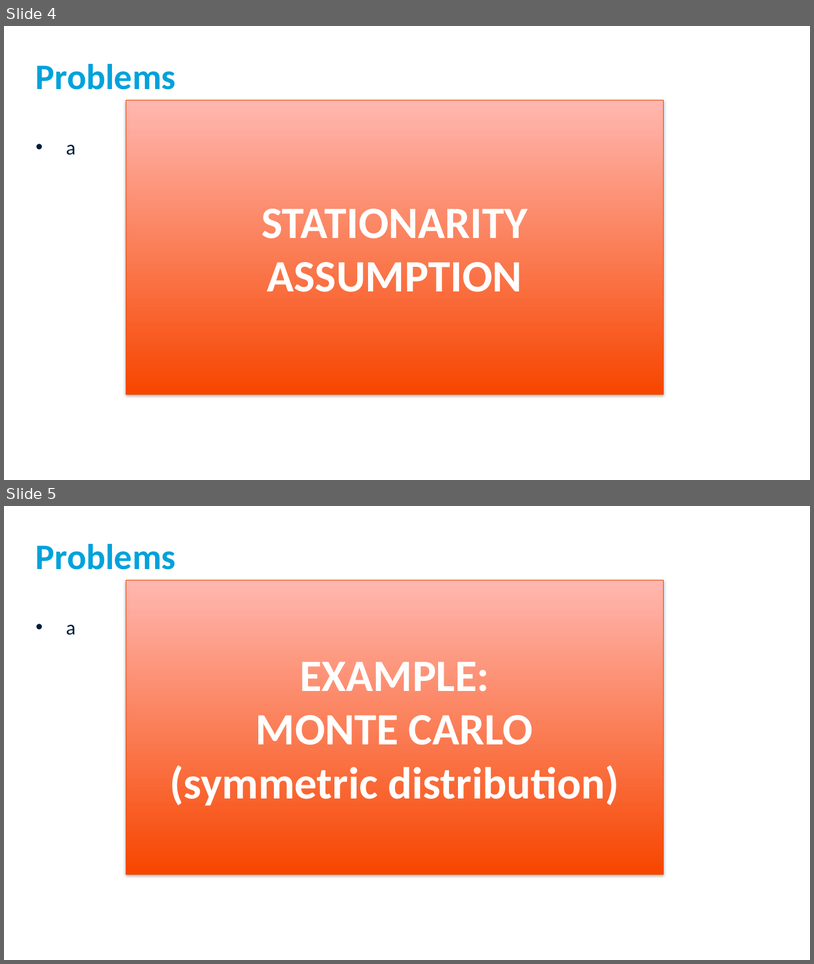
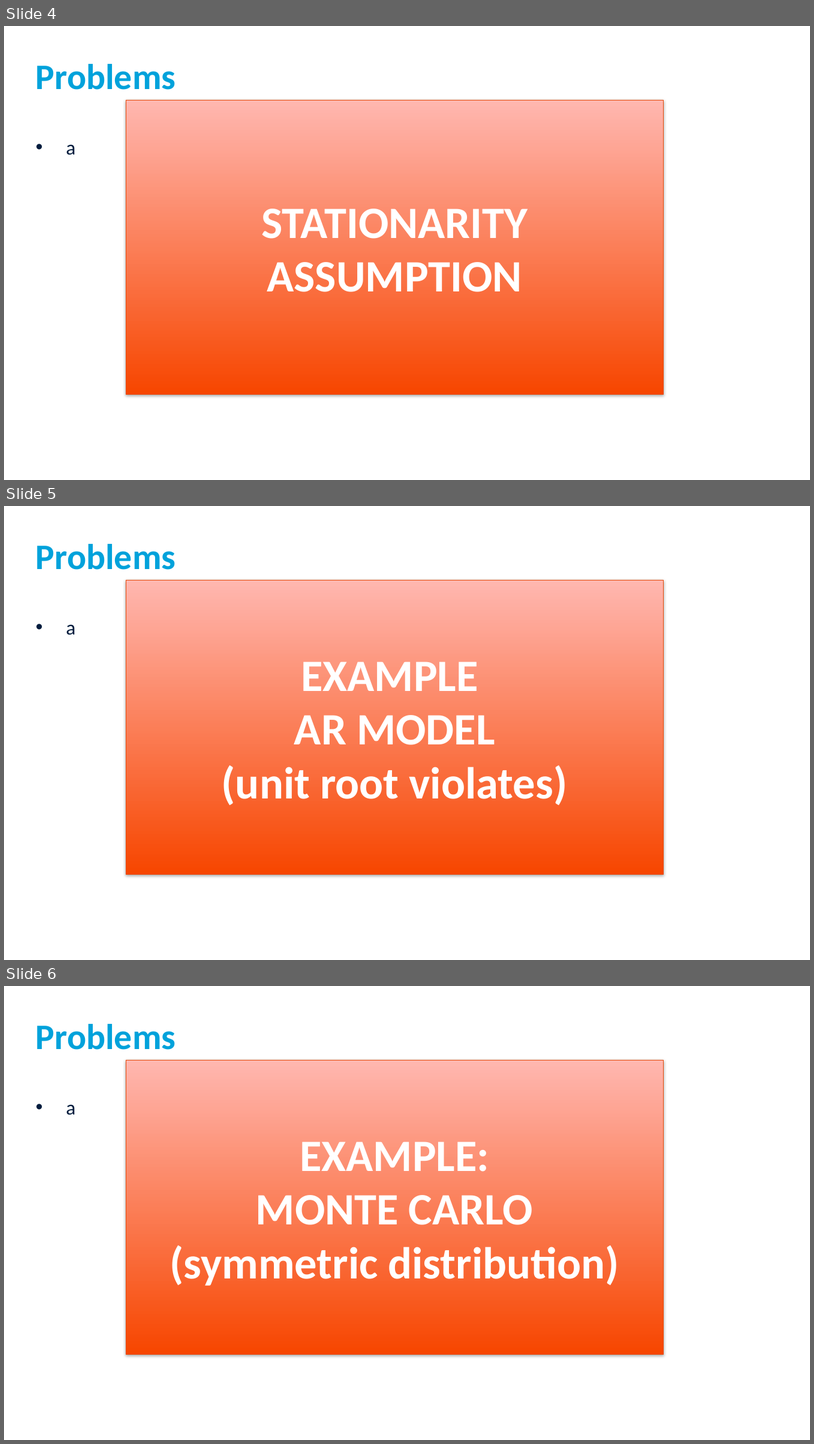
Before and after one commit to franciscpitthan/Methods_Quant_Fin, a slide deck: Example - GARCH estimation/GARCH models.pptm. Shown one above the other, each under a label of ours: slides 4 and 5 before the commit, slides 4, 5 and 6 after it. The pictures are 814x964 and 814x1444 pixels, drawn with LibreOffice and Linux fonts; fonts in the diff are those of the drawing. Boxes give left, top, right and bottom in pixels: in the first picture for what was removed or moved away, otherwise in the second. Text is boxed around its words. In the diff, an @@ line names an element or a change of style, - is before the commit and + after.

```diff
--- a/Example - GARCH estimation/GARCH models.pptm
+++ b/Example - GARCH estimation/GARCH models.pptm
@@ slide 5 added at (x1=4, y1=506, x2=810, y2=960), background #FFFFFF @@
@@ title added at (x1=36, y1=544, x2=176, y2=570), 42.7 pt, text #00A2DB, bold @@
+Problems
@@ rectangle added at (x1=126, y1=580, x2=664, y2=874), fill gradient #F84700 to #FFB9B2, outline #E84A0A 0.75 pt, 53.3 pt, text #FFFFFF, bold @@
+EXAMPLE
+AR MODEL
+(unit root violates)
@@ text added at (x1=66, y1=624, x2=75, y2=635), 24 pt, text #001C3D @@
+• a
@@ what was slide 5 is now slide 6 @@
```
Also in this commit, not shown: 1 slide changed, 11 other slides added.
